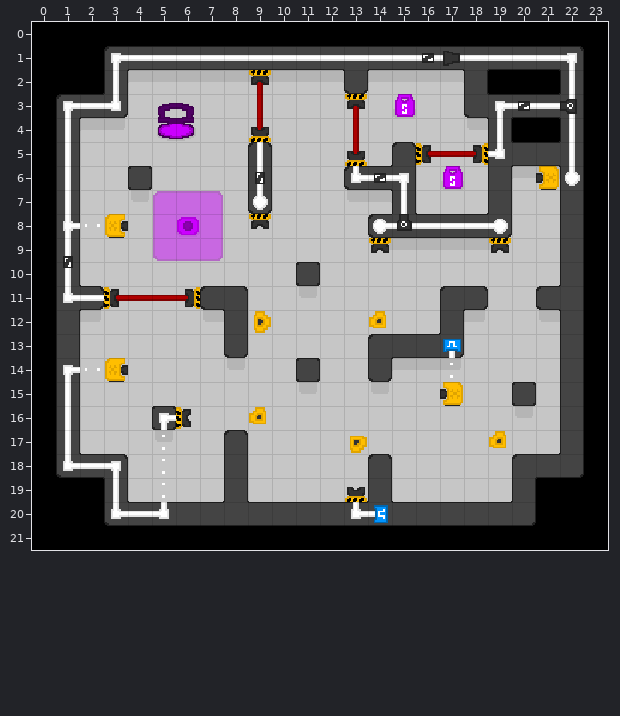
One commit to this Tiled map: Tiled/maps_alpha/level4.tmx. Above, as it was before the edit.
Cells are 16x16 px. Shown: x 0..23, y 0..21.
The result:
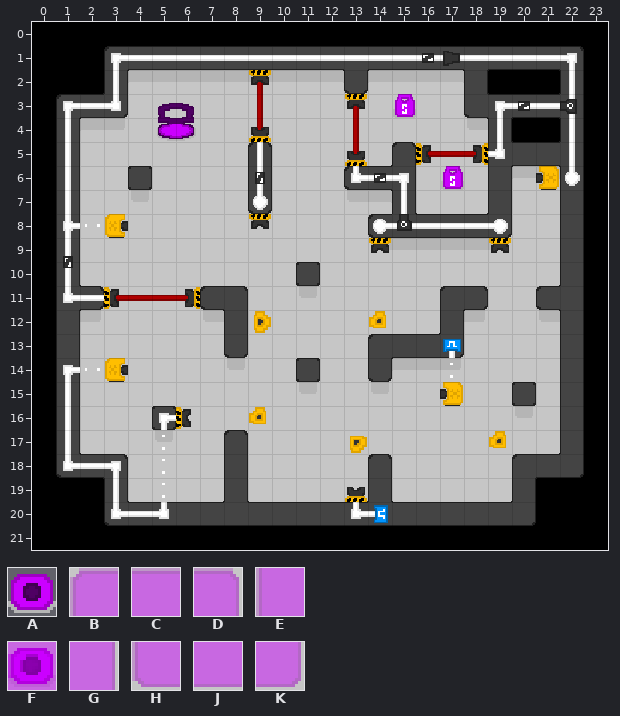
Key: from "porthole-tileset": A 392, B 423, C 424, D 425, E 455, F 456, G 457, H 487, J 488, K 489.
_ is an empty cell.
See-through tiles are keyed as they look on the map.
The exact change:
Layer "objects":
The author cleared tile A in row 8 at x 6.
Layer "layer4" (removed):
The author cleared tile B in row 7 at x 5.
The author cleared tile C in row 7 at x 6.
The author cleared tile D in row 7 at x 7.
The author cleared tile E in row 8 at x 5.
The author cleared tile F in row 8 at x 6.
The author cleared tile G in row 8 at x 7.
The author cleared tile H in row 9 at x 5.
The author cleared tile J in row 9 at x 6.
The author cleared tile K in row 9 at x 7.
